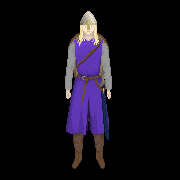
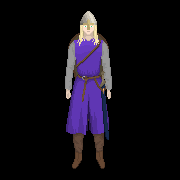
The second 180×180 image is a revision of the first. Changes to its layers:
added layer "shield copy" above "shield" over [68, 33, 109, 121]
hid "shield" over [68, 33, 109, 121]
